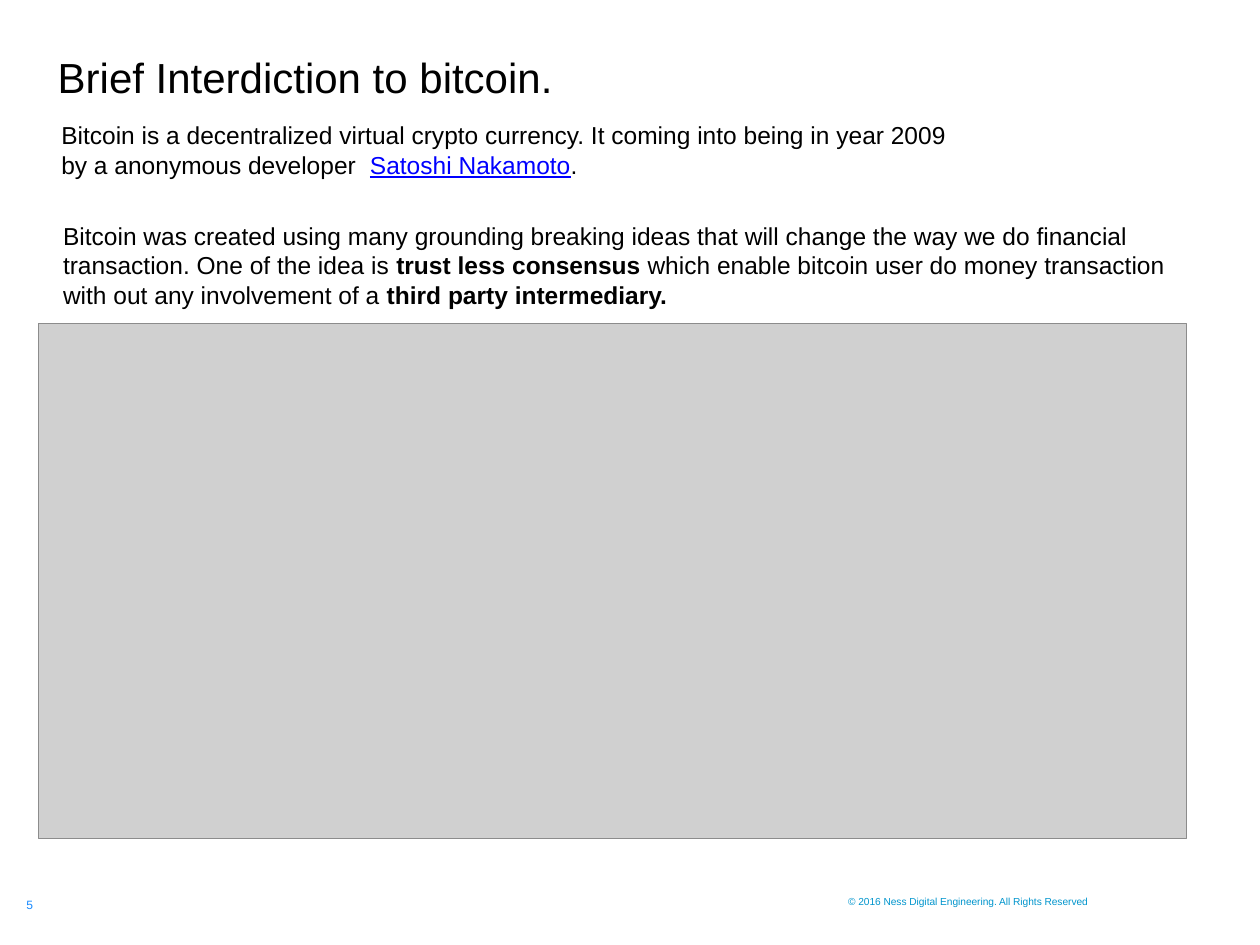
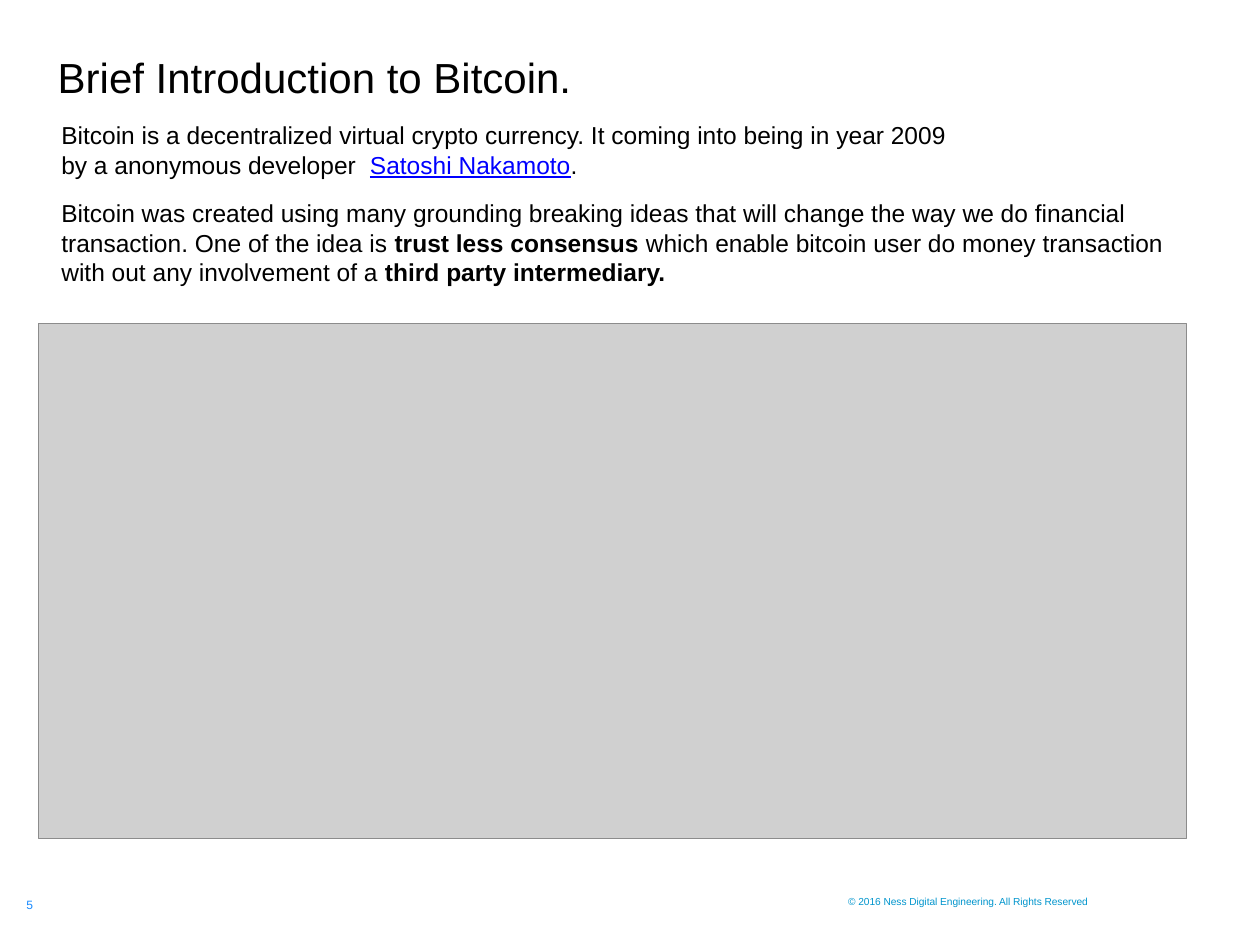
Before and after one commit to sagar-mahapatra-ness/traning, a slide deck: slide 5 of The_Raise_Of_Bitcoin_And_Other_Cryptocurrencies/Ness.pptx. Drawn at 1260x945 pixels with LibreOffice and Linux fonts; fonts in the diff are those of the drawing; grey boxes stand for pictures; background and template pictures are left out. Boxes give left, top, right and bottom in pixels: in the first picture for what was removed or moved away, otherwise in the second. Text is boxed around its words. In the diff, an @@ line names an element or a change of style, - is before the commit and + after.

```diff
--- a/The_Raise_Of_Bitcoin_And_Other_Cryptocurrencies/Ness.pptx
+++ b/The_Raise_Of_Bitcoin_And_Other_Cryptocurrencies/Ness.pptx
@@ title at [58,62,571,94]: text changed @@
-Brief Interdiction to bitcoin.
+Brief Introduction to Bitcoin.
@@ text "Bitcoin was created using many ...": place and size @@
-text "Bitcoin was created using many ..." at [63,227,1164,309]
+text "Bitcoin was created using many ..." at [61,204,1163,286]
```
Also in this commit, not shown: 5 other slides changed, 3 slides added, 2 slides removed.
